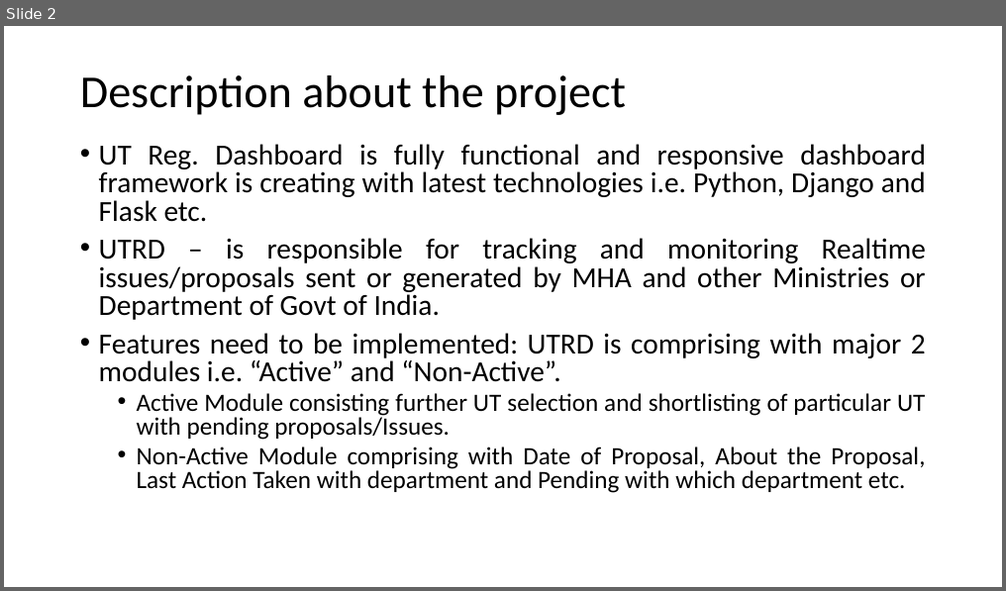
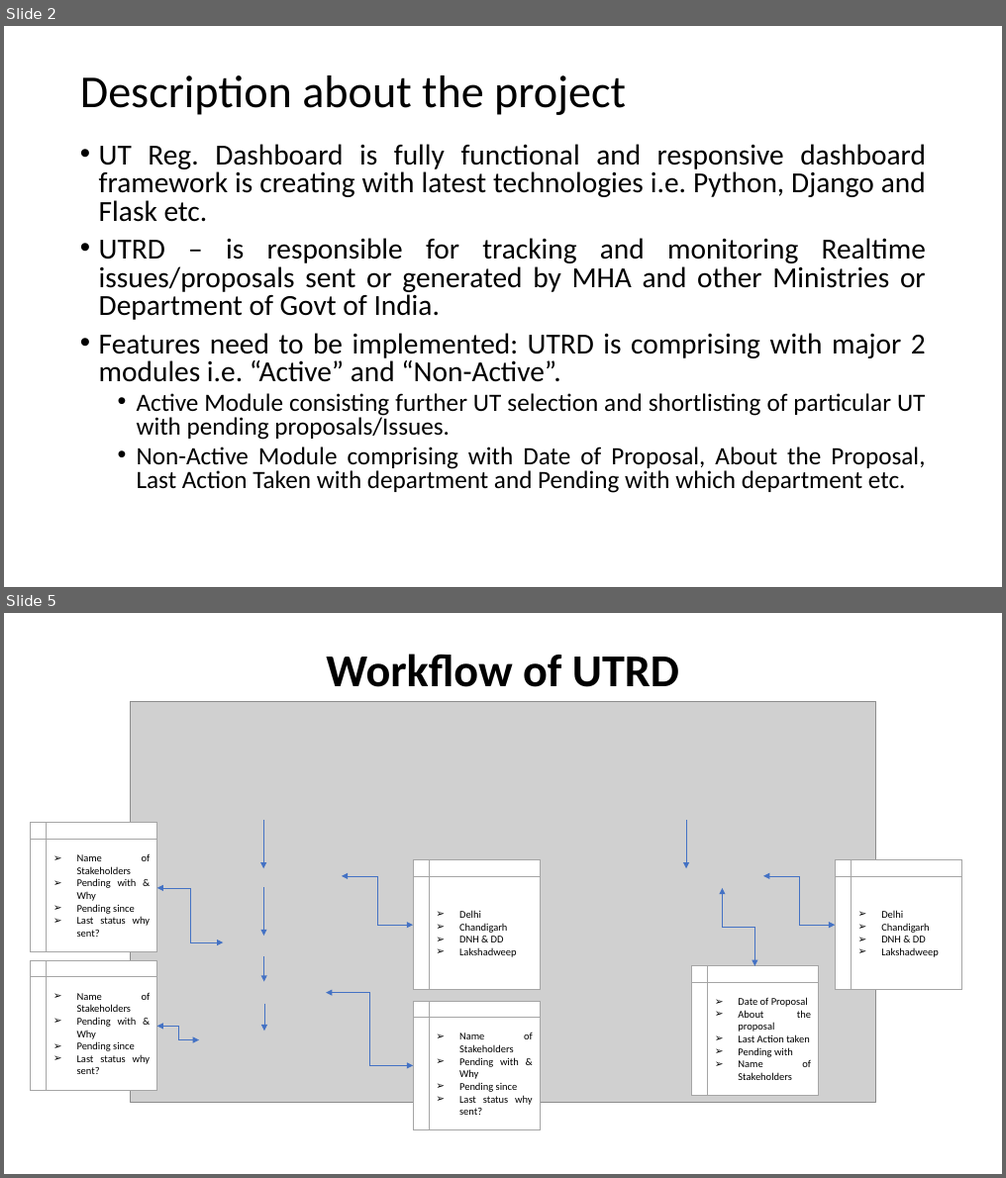
Before and after one commit to Hack3rOneness/UTRD, a slide deck: UT Registration Dashboard.pptx. Shown one above the other, each under a label of ours: slide 2 before the commit, slides 2 and 5 after it; the slides between them are not shown. The pictures are 1006x591 and 1006x1178 pixels, drawn with LibreOffice and Linux fonts; fonts in the diff are those of the drawing; grey boxes stand for pictures. Boxes give left, top, right and bottom in pixels: in the first picture for what was removed or moved away, otherwise in the second. Text is boxed around its words. In the diff, an @@ line names an element or a change of style, - is before the commit and + after.

```diff
--- a/UT Registration Dashboard.pptx
+++ b/UT Registration Dashboard.pptx
@@ slide 5 added at <box>4,613,1002,1174</box>, background #FFFFFF @@
@@ title added at <box>326,654,679,687</box>, 44 pt, text #000000, bold @@
+Workflow of UTRD
@@ picture added at <box>130,701,876,1103</box> @@
@@ arrow added from (263, 820) to (263, 869), #4472C4 0.5 pt @@
@@ arrow added from (686, 820) to (686, 869), #4472C4 0.5 pt @@
@@ flow chart internal storage added at <box>30,823,156,953</box>, fill #FFFFFF, outline #A5A5A5 1 pt, 10 pt, text #000000 @@
+➢ Name of Stakeholders
+➢ Pending with & Why
+➢ Pending since
+➢ Last status why sent?
@@ elbow double arrow added from (342, 876) to (413, 925), #4472C4 0.5 pt @@
@@ flow chart internal storage added at <box>413,861,540,989</box>, fill #FFFFFF, outline #A5A5A5 1 pt, 10 pt, text #000000 @@
+➢ Delhi
+➢ Chandigarh
+➢ DNH & DD
+➢ Lakshadweep
@@ elbow double arrow added from (764, 876) to (835, 925), #4472C4 0.5 pt @@
@@ flow chart internal storage added at <box>835,861,961,989</box>, fill #FFFFFF, outline #A5A5A5 1 pt, 10 pt, text #000000 @@
+➢ Delhi
+➢ Chandigarh
+➢ DNH & DD
+➢ Lakshadweep
@@ elbow double arrow added from (157, 888) to (224, 943), #4472C4 0.5 pt @@
@@ arrow added from (263, 888) to (263, 936), #4472C4 0.5 pt @@
@@ elbow double arrow added from (723, 888) to (754, 966), #4472C4 0.5 pt @@
@@ flow chart internal storage added at <box>30,961,156,1090</box>, fill #FFFFFF, outline #A5A5A5 1 pt, 10 pt, text #000000 @@
+➢ Name of Stakeholders
+➢ Pending with & Why
+➢ Pending since
+➢ Last status why sent?
@@ arrow added from (263, 957) to (263, 982), #4472C4 0.5 pt @@
@@ flow chart internal storage added at <box>692,966,819,1096</box>, fill #FFFFFF, outline #A5A5A5 1 pt, 10 pt, text #000000 @@
+➢ Date of Proposal
+➢ About the proposal
+➢ Last Action taken
+➢ Pending with
+➢ Name of Stakeholders
@@ elbow double arrow added from (326, 992) to (413, 1065), #4472C4 0.5 pt @@
@@ elbow double arrow added from (157, 1026) to (199, 1041), #4472C4 0.5 pt @@
@@ arrow added from (264, 1004) to (264, 1032), #4472C4 0.5 pt @@
@@ flow chart internal storage added at <box>413,1001,540,1131</box>, fill #FFFFFF, outline #A5A5A5 1 pt, 10 pt, text #000000 @@
+➢ Name of Stakeholders
+➢ Pending with & Why
+➢ Pending since
+➢ Last status why sent?
```
Also in this commit, not shown: 2 slides changed, 1 other slide added.
